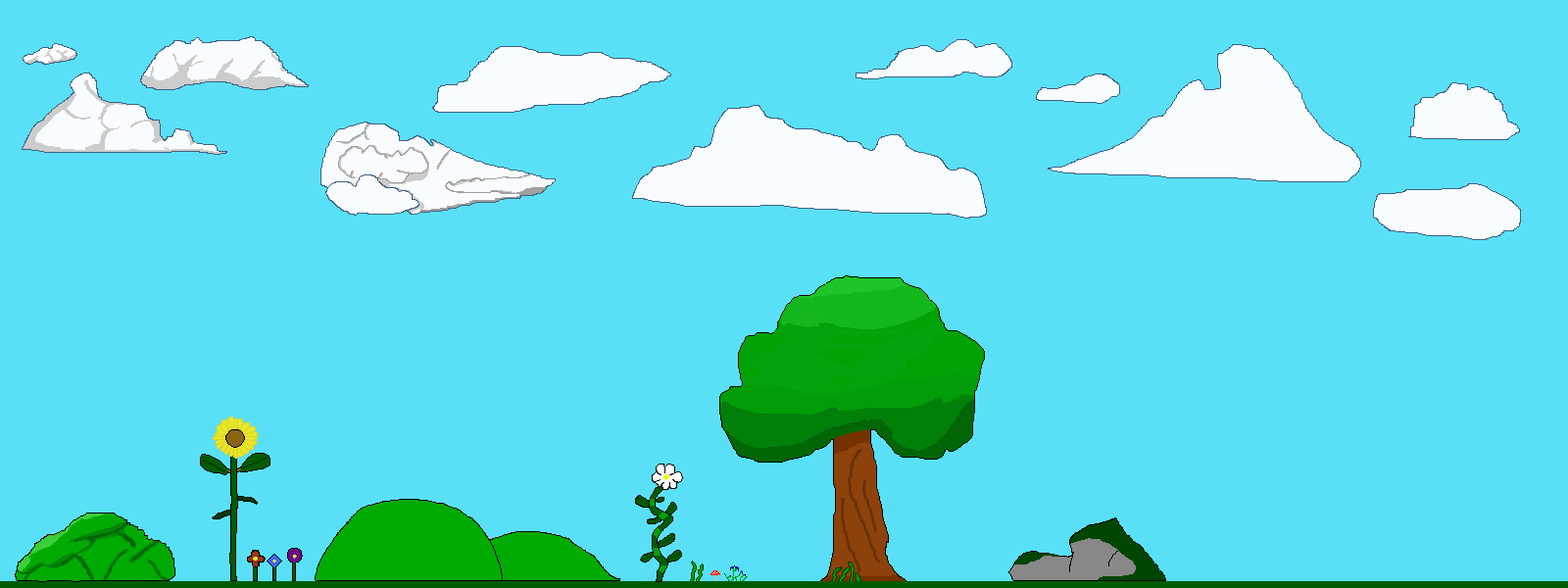
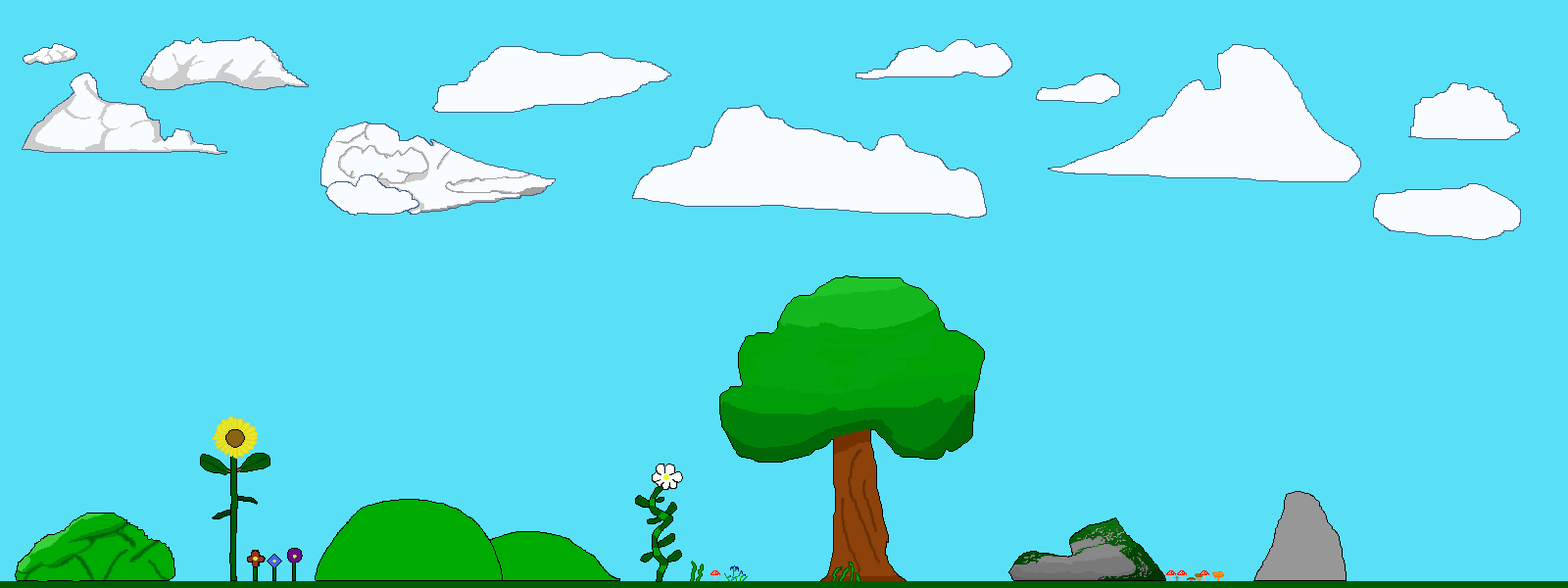
Comparing the layer stacks of the two (1568, 588) images. Changes:
painted on "Cloud" over [1009, 490, 1347, 582]
removed layer "Grass" from group "Grass-Background-Group" over [1009, 490, 1347, 582]
added layer "Paint Layer 1" in group "Grass-Background-Group" over [1128, 490, 1347, 582]
added layer "Grass Merged" in group "Grass-Background-Group" over [1009, 490, 1347, 582]
painted on "Grass-Bottom" over [1009, 564, 1347, 582]
painted on "Background" over [1009, 490, 1347, 582]
